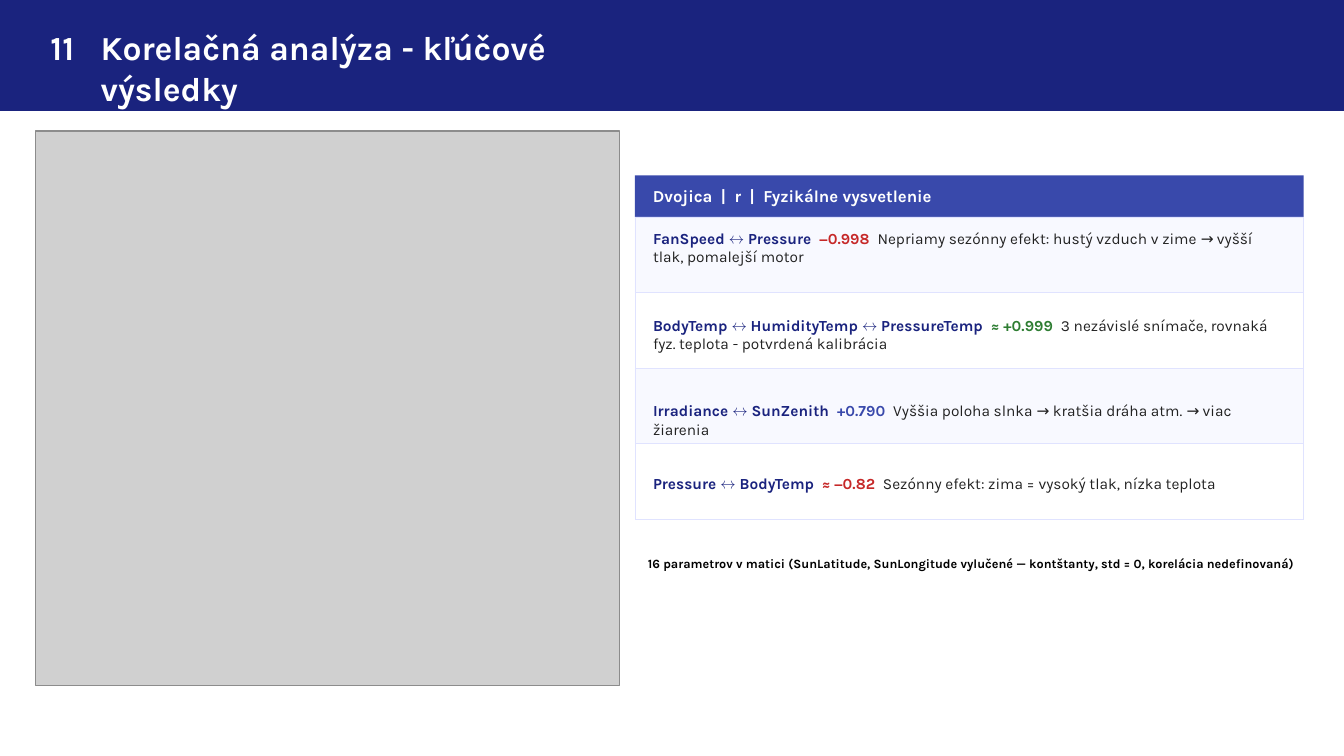
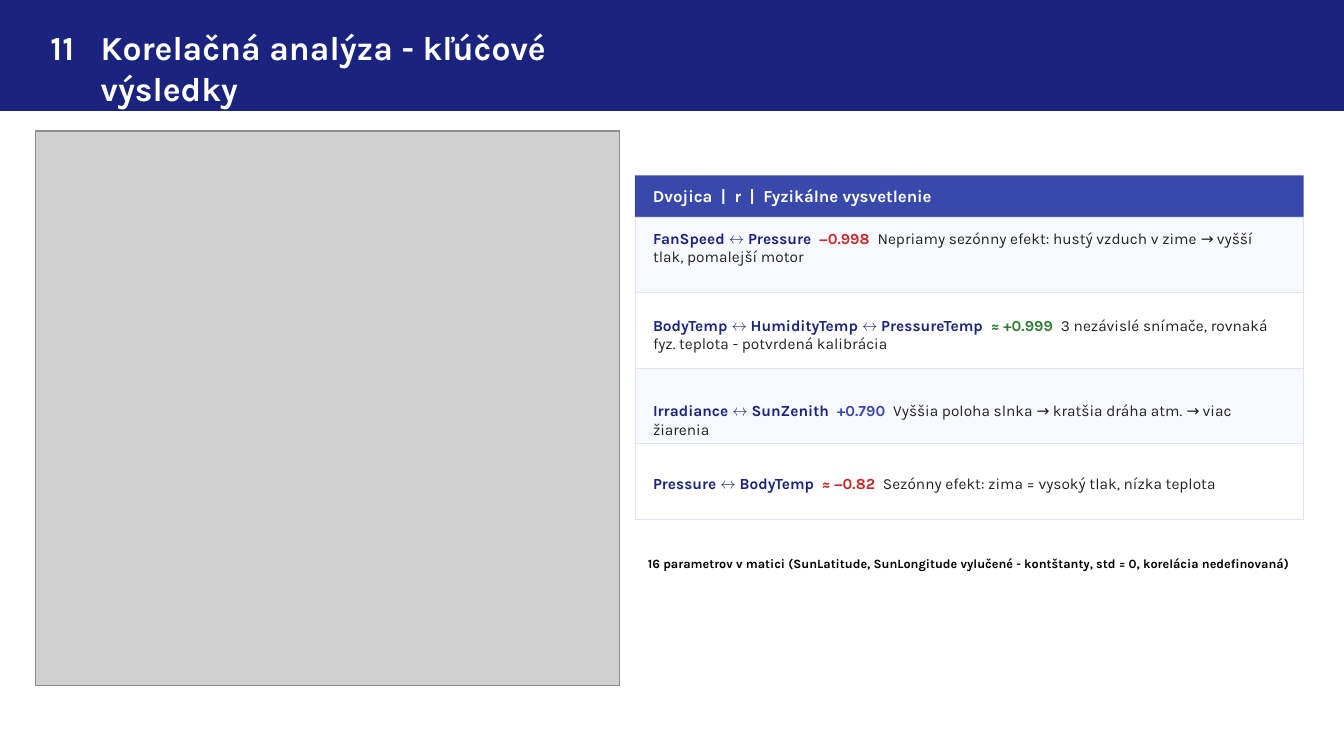
Before and after one commit to xvarmuza/MKR-meteorologicke_data, a slide deck: slide 11 of neposielat!/MKR_meteo_prezentacia.pptx. Drawn at 1344x756 pixels with LibreOffice and Linux fonts; fonts in the diff are those of the drawing; grey boxes stand for pictures. Boxes give left, top, right and bottom in pixels: in the first picture for what was removed or moved away, otherwise in the second. Text is boxed around its words. In the diff, an @@ line names an element or a change of style, - is before the commit and + after.

```diff
--- a/neposielat!/MKR_meteo_prezentacia.pptx
+++ b/neposielat!/MKR_meteo_prezentacia.pptx
@@ text at (648, 558, 1289, 571): text changed @@
-16 parametrov v matici (SunLatitude, SunLongitude vylučené — kontštanty, std = 0, korelácia nedefinovaná)
+16 parametrov v matici (SunLatitude, SunLongitude vylučené - kontštanty, std = 0, korelácia nedefinovaná)
```
Also in this commit, not shown: 4 other slides changed.
